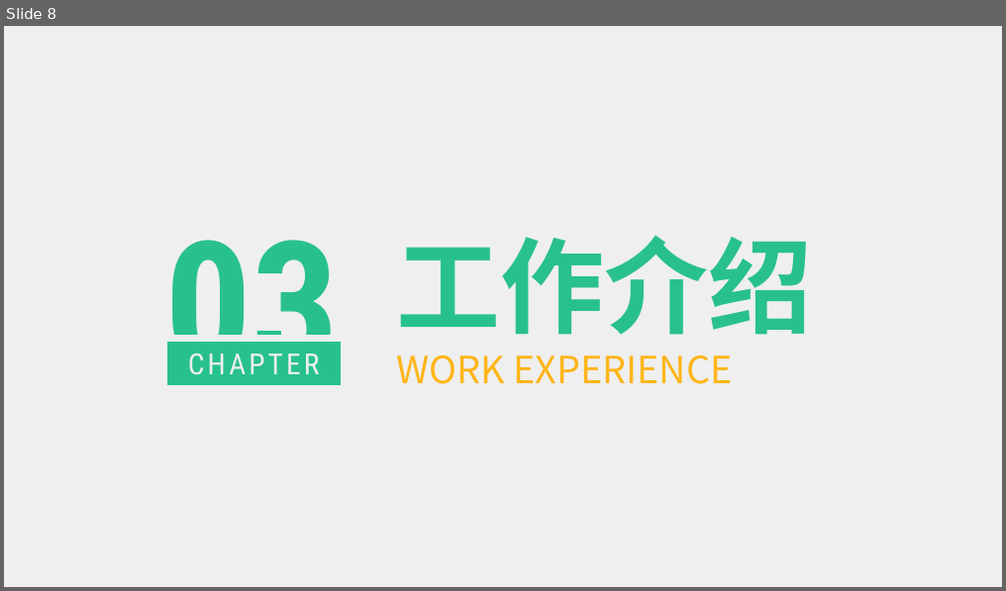
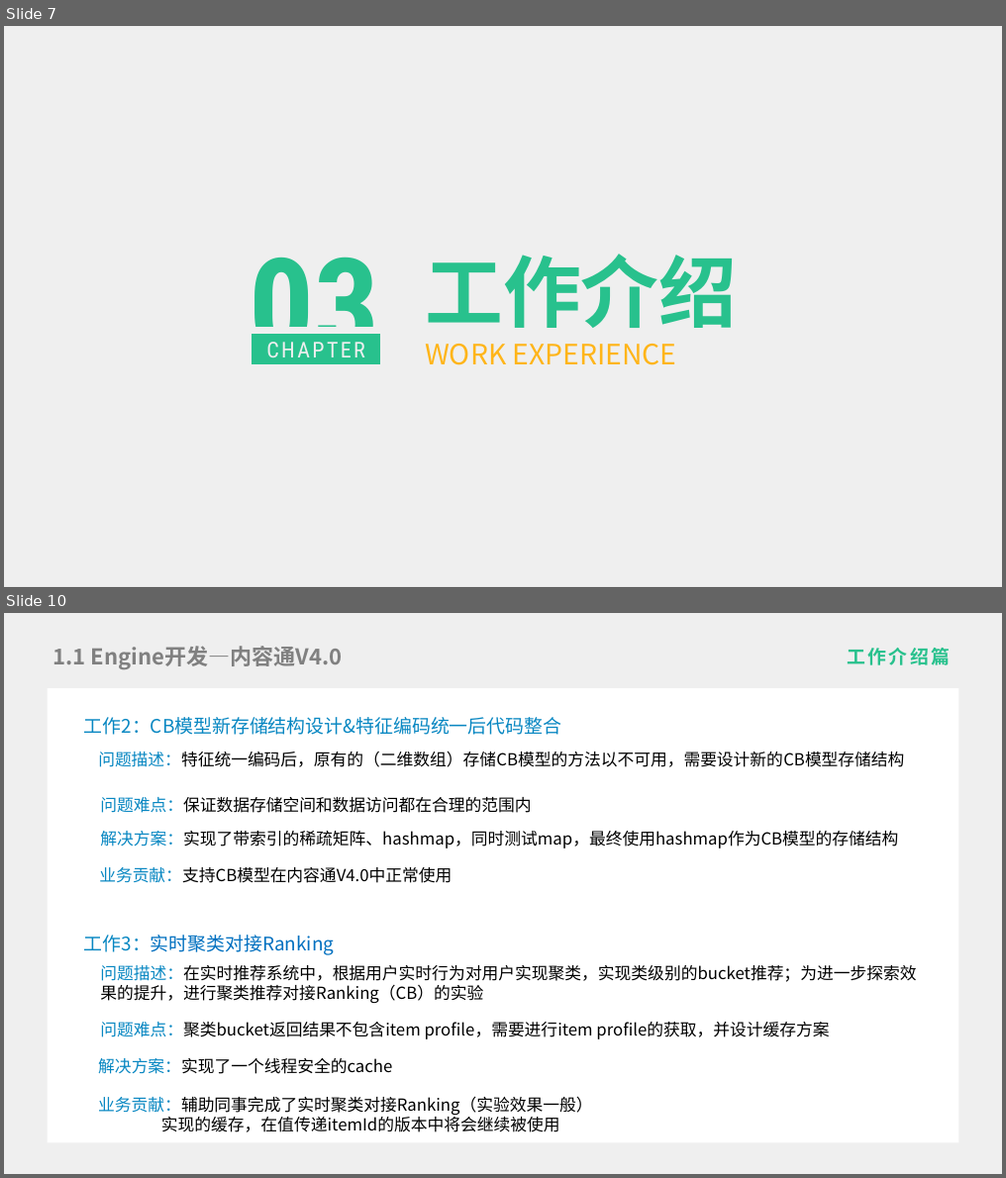
Before and after one commit to liygcoder/workerspace, a slide deck: ppt.pptx. Shown one above the other, each under a label of ours: slide 8 before the commit, slides 7 and 10 after it; the slides between them are not shown. The pictures are 1006x591 and 1006x1178 pixels, drawn with LibreOffice and Linux fonts; fonts in the diff are those of the drawing. Boxes give left, top, right and bottom in pixels: in the first picture for what was removed or moved away, otherwise in the second. Text is boxed around its words. In the diff, an @@ line names an element or a change of style, - is before the commit and + after.

```diff
--- a/ppt.pptx
+++ b/ppt.pptx
@@ slide 10 added at [4, 613, 1002, 1174], background #EFEFEF @@
@@ title added at [54, 646, 343, 669], 21 pt, text #808080, bold @@
+1.1 Engine开发—内容通V4.0
@@ subtitle added at [846, 648, 949, 665], 18 pt, text #28C18D, bold @@
+工作介绍篇
@@ rectangle added at [48, 688, 959, 1144], fill #FFFFFF @@
@@ text added at [84, 717, 561, 735], 18 pt, text #0887C2 @@
+工作2：CB模型新存储结构设计&特征编码统一后代码整合
@@ text added at [98, 751, 904, 767], 16 pt, text #000000 @@
+问题描述：特征统一编码后，原有的（二维数组）存储CB模型的方法以不可用，需要设计新的CB模型存储结构
@@ text added at [100, 797, 531, 813], 16 pt, text #000000 @@
+问题难点：保证数据存储空间和数据访问都在合理的范围内
@@ text added at [100, 831, 898, 849], 16 pt, text #000000 @@
+解决方案：实现了带索引的稀疏矩阵、hashmap，同时测试map，最终使用hashmap作为CB模型的存储结构
@@ text added at [99, 867, 451, 883], 16 pt, text #000000 @@
+业务贡献：支持CB模型在内容通V4.0中正常使用
@@ text added at [84, 935, 334, 956], 18 pt, text #0070C0 @@
+工作3：实时聚类对接Ranking
@@ text added at [100, 965, 916, 1004], 16 pt, text #000000 @@
+问题描述：在实时推荐系统中，根据用户实时行为对用户实现聚类，实现类级别的bucket推荐；为进一步探索效果的提升，进行聚类推荐对接Ranking（CB）的实验
@@ text added at [100, 1022, 829, 1040], 16 pt, text #000000 @@
+问题难点：聚类bucket返回结果不包含item profile，需要进行item profile的获取，并设计缓存方案
@@ text added at [98, 1059, 392, 1074], 16 pt, text #000000 @@
+解决方案：实现了一个线程安全的cache
@@ text added at [98, 1096, 592, 1133], 16 pt, text #000000 @@
+业务贡献：辅助同事完成了实时聚类对接Ranking（实验效果一般）
+实现的缓存，在值传递itemId的版本中将会继续被使用
@@ what was slide 8 is now slide 7 @@
@@ slide 7 changed as well @@
@@ text "03": place and size @@
-text "03" at [164, 240, 339, 385]
+text "03" at [250, 257, 380, 365]
@@ text "03" at [250, 257, 380, 365]: size 166 to 124.5 pt @@
@@ text "工作介绍": place and size @@
-text "工作介绍" at [397, 235, 813, 384]
+text "工作介绍" at [425, 254, 737, 366]
@@ text "工作介绍" at [425, 254, 737, 366]: size 100 to 75 pt in "工作介绍"; size 36 to 27 pt in "WORK EXPERIENCE" @@
@@ rectangle "CHAPTER": place and size @@
-rectangle "CHAPTER" at [164, 338, 344, 388]
+rectangle "CHAPTER" at [249, 331, 383, 369]
@@ rectangle "CHAPTER" at [249, 331, 383, 369]: size 28 to 21 pt, letter spacing 3 to 2.2 pt @@
```
Also in this commit, not shown: 12 other slides changed, 5 other slides added, 7 slides removed.
